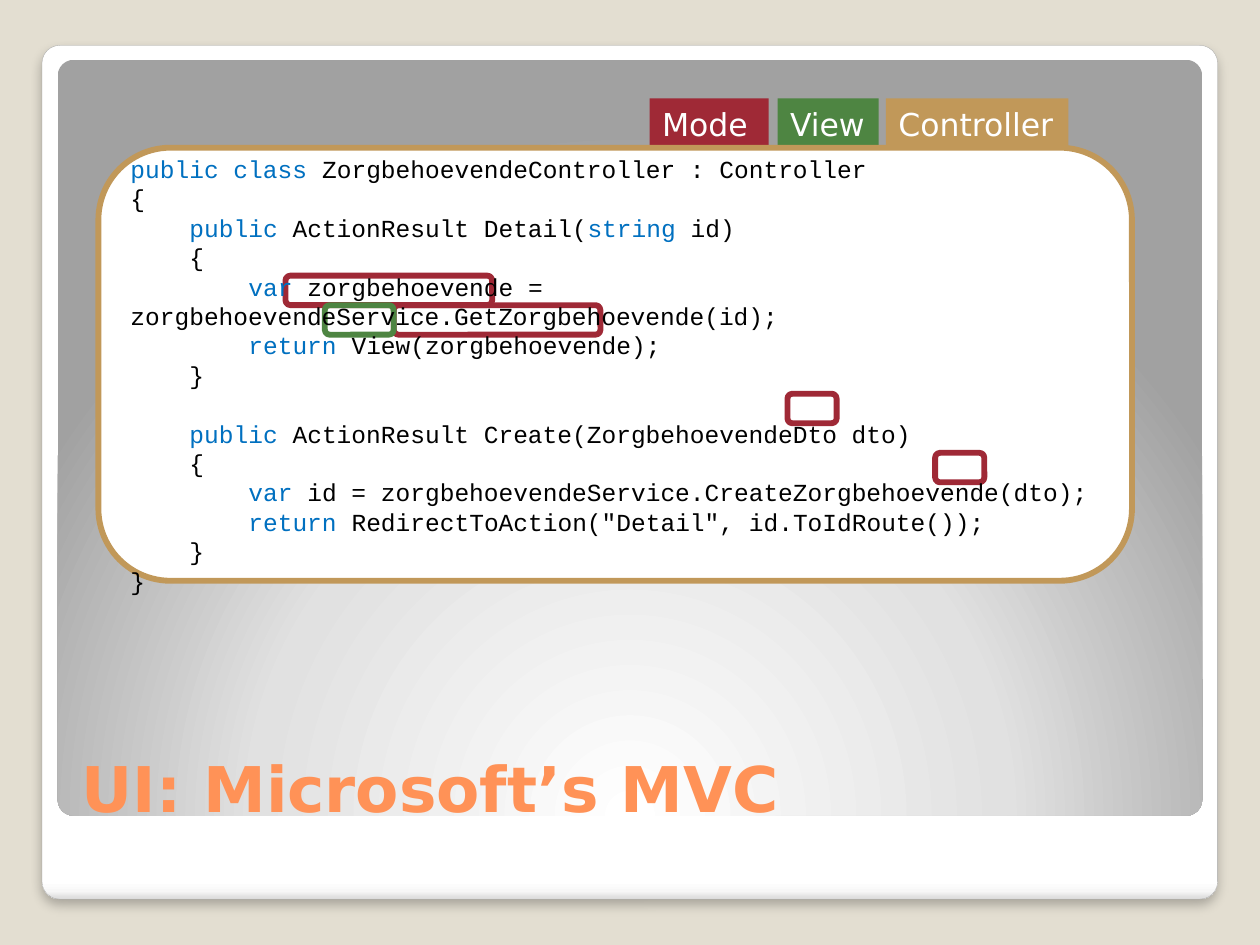
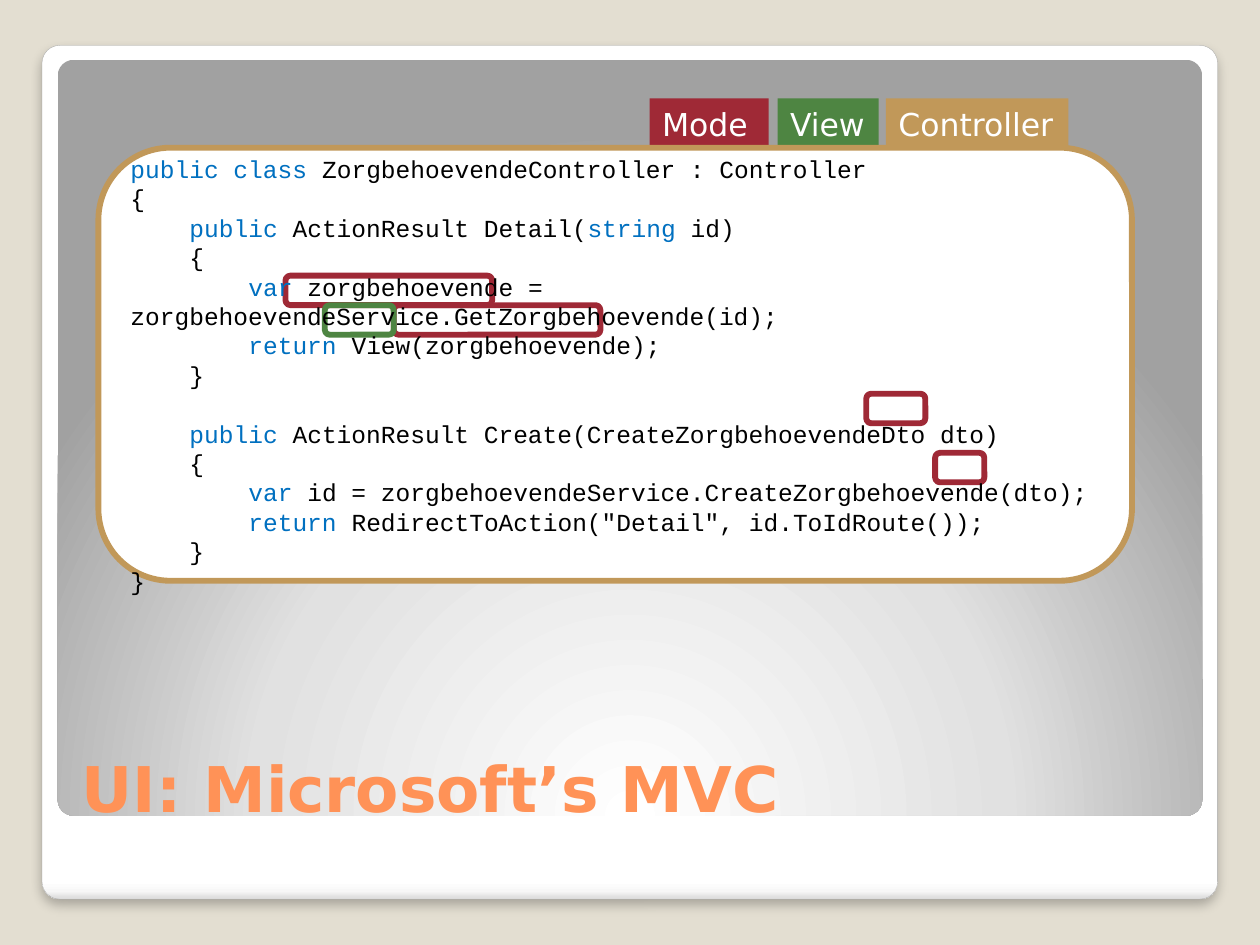
Before and after one commit to michelgrootjans/dkvlessonslearned, a slide deck: slide 12 of slides/Technical Session/Lessons learned.pptx. Drawn at 1260x945 pixels with LibreOffice and Linux fonts; fonts in the diff are those of the drawing. Boxes give left, top, right and bottom in pixels: in the first picture for what was removed or moved away, otherwise in the second. Text is boxed around its words. In the diff, an @@ line names an element or a change of style, - is before the commit and + after.

```diff
--- a/slides/Technical Session/Lessons learned.pptx
+++ b/slides/Technical Session/Lessons learned.pptx
@@ rounded rectangle resized from (x1=788, y1=393, x2=837, y2=422) to (x1=867, y1=393, x2=926, y2=422) @@
@@ text at (x1=189, y1=425, x2=999, y2=451): text changed @@
-public ActionResult Create(ZorgbehoevendeDto dto)
+public ActionResult Create(CreateZorgbehoevendeDto dto)
```
Also in this commit, not shown: 2 other slides changed, 4 slides added.
